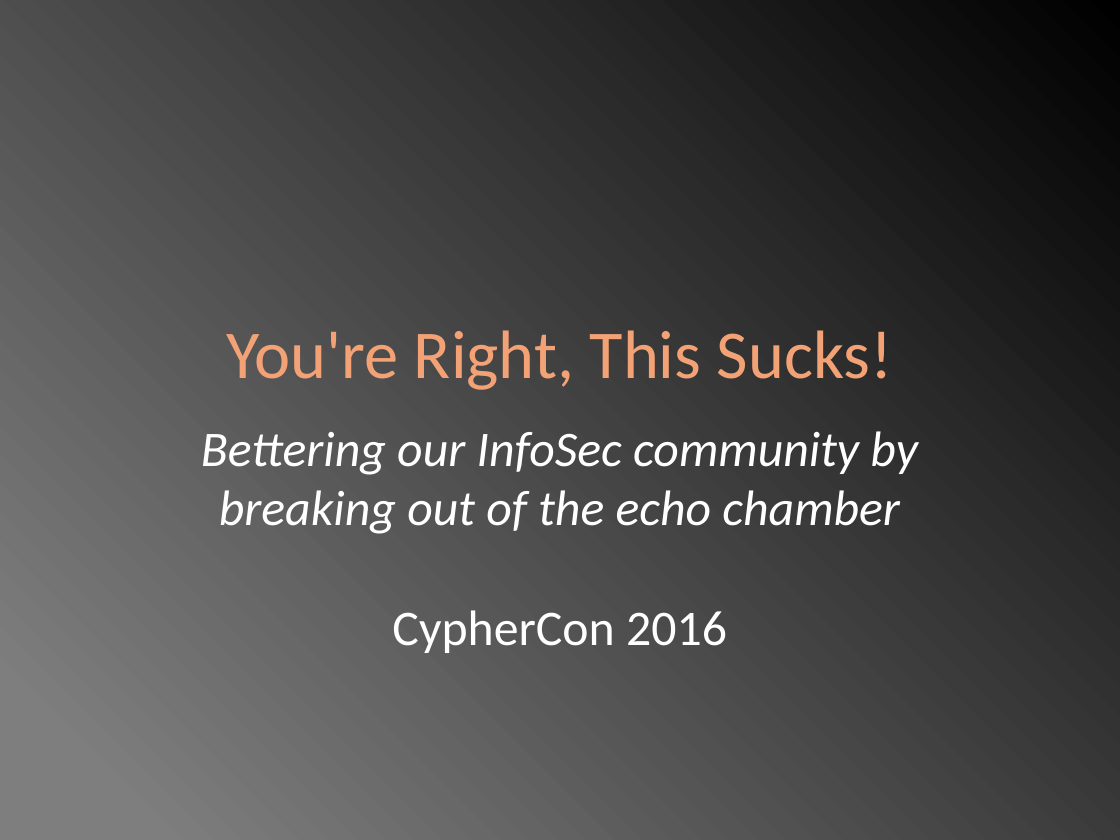
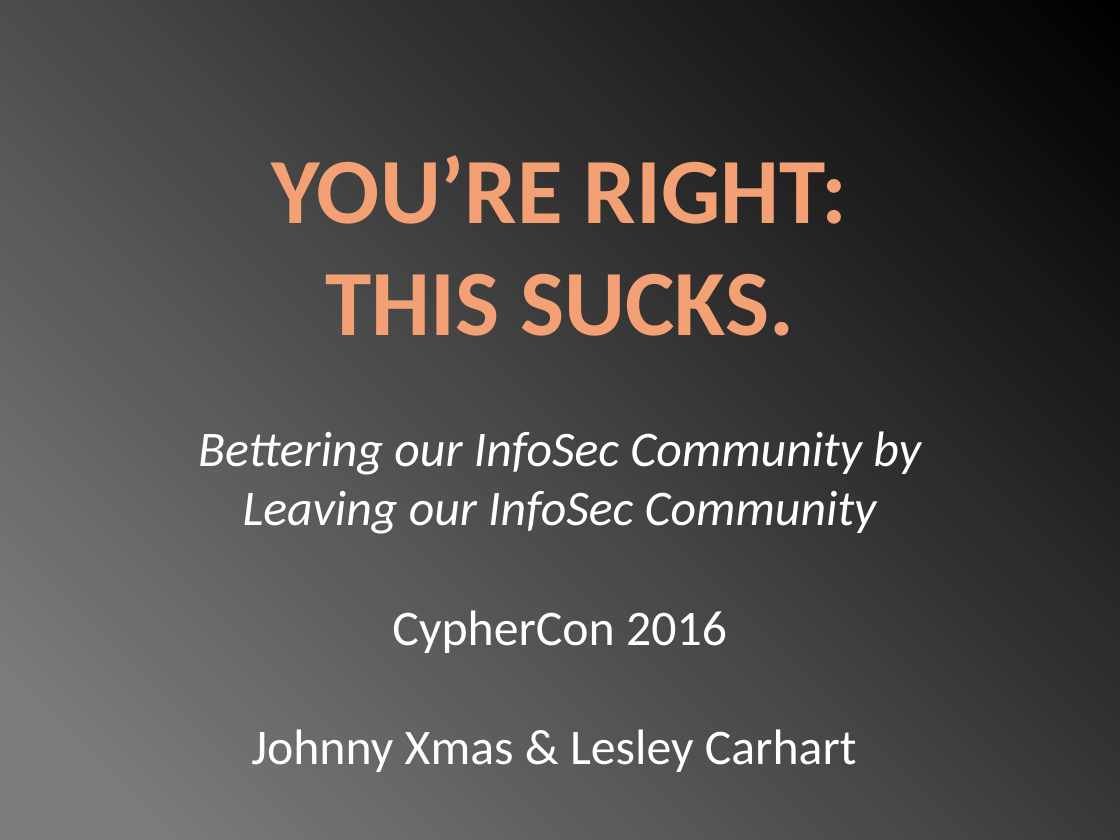
Before and after one commit to johnnyxmas/Talk_Decks, a slide deck: slide 1 of 2016/CypherCon/You're Right, This Sucks.pptx. Drawn at 1120x840 pixels with LibreOffice and Linux fonts; fonts in the diff are those of the drawing. Boxes give left, top, right and bottom in pixels: in the first picture for what was removed or moved away, otherwise in the second. Text is boxed around its words. In the diff, an @@ line names an element or a change of style, - is before the commit and + after.

Commit message:
Final Version

```diff
--- a/2016/CypherCon/You're Right, This Sucks.pptx
+++ b/2016/CypherCon/You're Right, This Sucks.pptx
@@ background gradient #7F7F7F to #000000 to gradient #7B7B7B to #000000 @@
@@ title at [272,155,848,336]: text changed; size 44 to 60 pt; text colour #F3A276 to #F3A074; bold on @@
-You're Right, This Sucks!
+YOU’RE RIGHT:
+THIS SUCKS.
@@ subtitle at [198,431,921,772]: text changed @@
-Bettering our InfoSec community by breaking out of the echo chamber
-CypherCon 2016
+Bettering our InfoSec Community by Leaving our InfoSec Community
+CypherCon 2016
+Johnny Xmas & Lesley Carhart
```
Also in this commit, not shown: 17 other slides changed, 2 slides added, 4 slides removed.
